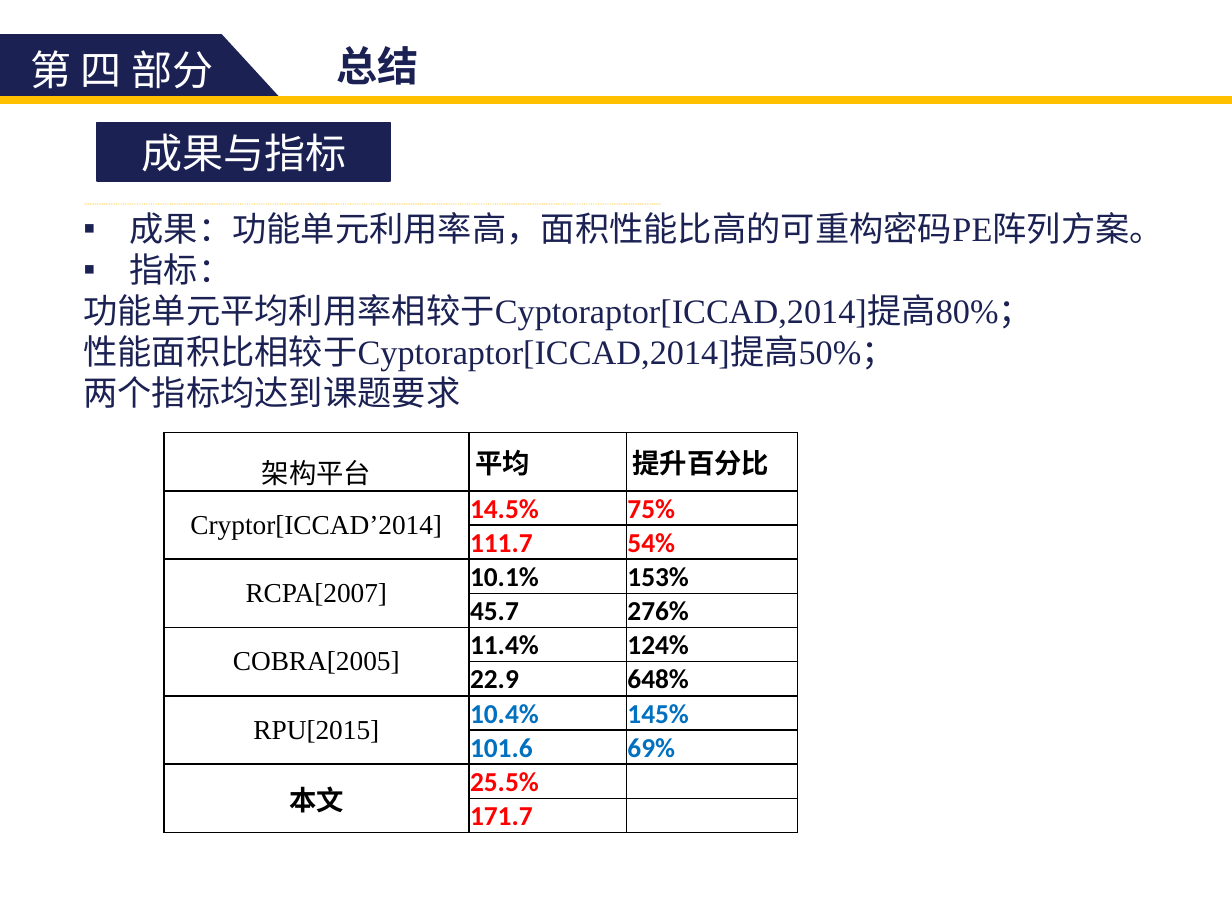
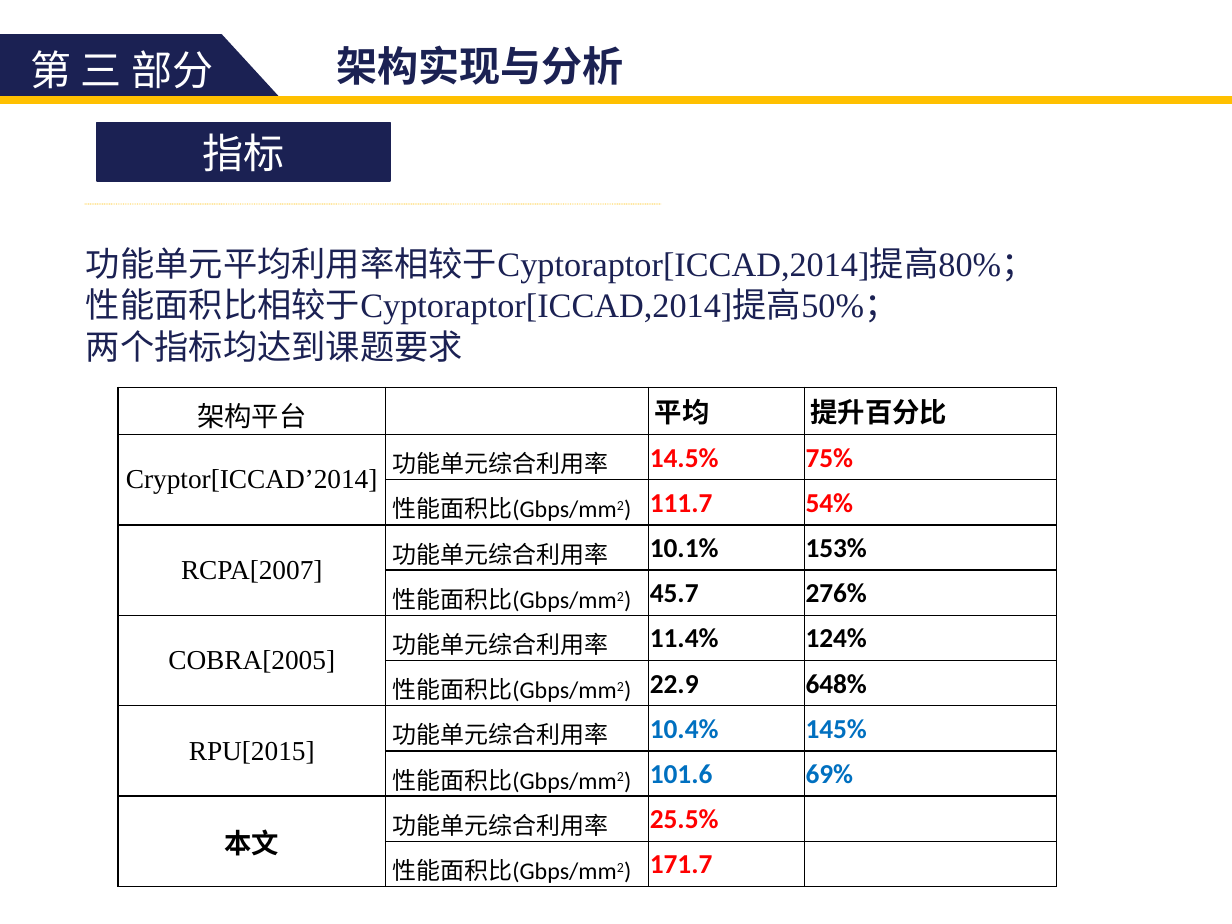
Before and after one commit to zdyzhan/bishe, a slide deck: slide 38 of 131199 李小泉.pptx (slide 45 before the commit). Drawn at 1232x924 pixels with LibreOffice and Linux fonts; fonts in the diff are those of the drawing. Boxes give left, top, right and bottom in pixels: in the first picture for what was removed or moved away, otherwise in the second. Text is boxed around its words. In the diff, an @@ line names an element or a change of style, - is before the commit and + after.

```diff
--- a/131199 李小泉.pptx
+++ b/131199 李小泉.pptx
@@ text at box(31, 50, 213, 89): text changed @@
-第 四 部分
+第 三 部分
@@ text at box(336, 45, 623, 85): text changed; font Noto Sans CJK SC to Times New Roman @@
-总结
+架构实现与分析
@@ text in rectangle at box(203, 133, 285, 172): text changed @@
-成果与指标
+指标
@@ text "功能单元平均利用率相较于Cyptoraptor[ICCAD,2014]提高80%；": place and size @@
-text "功能单元平均利用率相较于Cyptoraptor[ICCAD,2014]提高80%；" at box(83, 212, 1164, 408)
+text "功能单元平均利用率相较于Cyptoraptor[ICCAD,2014]提高80%；" at box(86, 247, 1036, 362)
@@ text at box(130, 212, 1164, 285): paragraphs removed @@
-▪ 成果：功能单元利用率高，面积性能比高的可重构密码PE阵列方案。
-▪ 指标：
@@ table at box(118, 387, 1056, 887) @@
+column 2:  | 功能单元综合利用率 | 性能面积比(Gbps/mm2) | 功能单元综合利用率 | 性能面积比(Gbps/mm2) | 功能单元综合利用率 | 性能面积比(Gbps/mm2) | 功能单元综合利用率 | 性能面积比(Gbps/mm2) | 功能单元综合利用率 | 性能面积比(Gbps/mm2)
@@ table: place and size @@
-table at box(164, 432, 798, 832)
+table at box(118, 387, 1056, 887)
```
Also in this commit, not shown: 10 other slides changed, 1 slide added, 1 slide removed.
